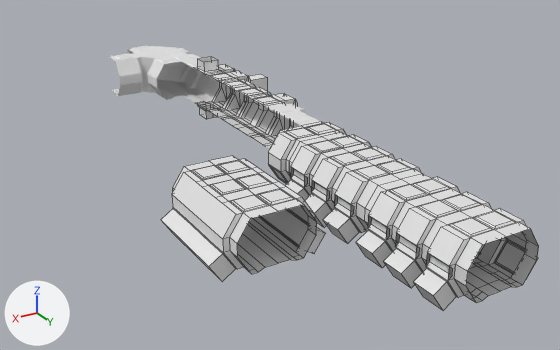
An edit to the Blender file _Assets/Models/spacetile1.blend, drawn before and after from the same camera.
Camera for both pictures: a 50 mm camera at (3291.0, 4843.0, 2572.0) aimed at (58.0, -546.0, -123.0). Arrows for +X, +Y and +Z are at lower left; the lights stay in place. The older version comes first. Mesh edges are drawn as thin lines on the coarser meshes. Materials are left out; every surface is plain grey.

Objects in the first picture: 'CorridorInstance', 'corridor.corner.inner', 'corridor.corner.outer', 'corridor.junction.circuit', 'corridor.junction.ladder', 'corridor.junction.passage', 'corridor.single3', 'corridor.straight.double', 'corridor.straight.doublebrace', 'corridor.triple', 'corridor.triplebrace' and 2 more.
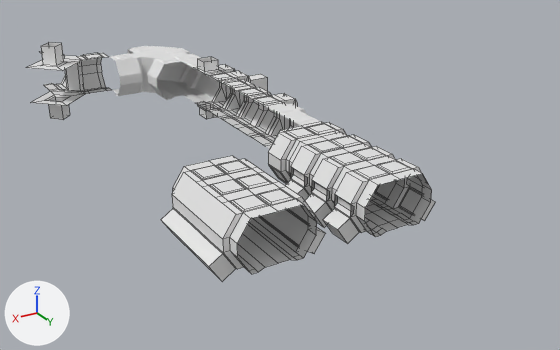
Where the newer file only moved an object's origin or applied its transform, the numbers keep the older frame.

What changed in the scene script:
```text
Change me_plane:
    used by ob_corridor_triplebrace; location = (0.0, 0.0, 0.0)
    remove me_plane.from_pydata(...)  # 205 vertices, 170 faces; spans x 0.0..449.0, y 0.0..1000.0, z -63.0..410.0
    add me_plane.from_pydata(...)  # 205 vertices, 170 faces; spans x 0.0..449.0, y 0.0..1000.0, z -83.0..390.0
    me_plane part 1: the whole mesh is moved by (0.0, 0.0, -20.0)
Add me_plane_003:
    me_plane_003.from_pydata(...)  # 104 vertices, 85 faces; spans x -300.0..600.0, y 0.0..900.0, z -211.0..591.0
Remove ob_corridorinstance:
    ob_corridorinstance = bpy.data.objects.new('CorridorInstance', me_plane)
    ob_corridorinstance.location = (0.0, 1000.0, 0.0)
    _m = ob_corridorinstance.modifiers.new('Mirror', 'MIRROR')
Add ob_corridor_intersection_master:
    ob_corridor_intersection_master = bpy.data.objects.new('corridor.intersection.master', me_plane_003)
    ob_corridor_intersection_master.location = (600.0, -3300.0, 20.0)
    ob_corridor_intersection_master.rotation_euler = (0.0, 0.0, 168.1)  # degrees (0, 0, 271)
```

Where the change shows, as pixel boxes (x1, y1, x2, y2) in the pictures (560 x 350 px; the box of a moved part takes in the faces that stretch with it):
'CorridorInstance', deleted: before (356, 174, 539, 310)
'corridor.intersection.master', added: after (27, 42, 111, 120)
part 1 of me_plane, moved or reshaped: before (344, 171, 539, 310); after (344, 171, 435, 243)
